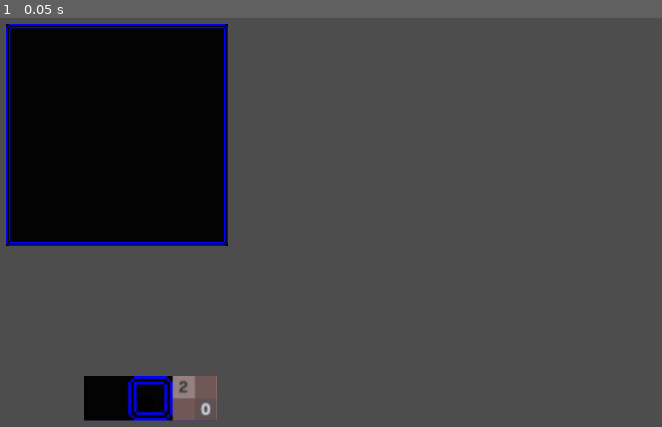
Above: before the commit, frame 1.
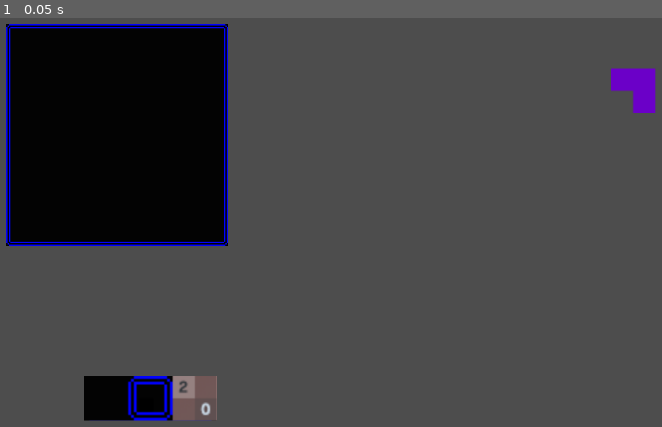
Above: after the commit, the same moment.

Repository: ScottGarryFoster/Game-PacmanInGodot
Game: Godot game, scene res://Scenes/LevelDesigner/LevelDesigner.tscn
Same seed, same stepped clock (60 frames per second), same inputs: the game is played once before the commit and once after it.
Inputs:
- Up to frame 1 (0.05 s): no input

The runs differ from the first frame. In frame 1, 0.6% of the frame differs, in the area x 92-100%, y 12-24%.

Commit message:
[#1] Added ability to set Texture on Tile

Diff:
--- a/Pacman/Scenes/LevelDesigner/DesignerTile/DesignerTile.gd
+++ b/Pacman/Scenes/LevelDesigner/DesignerTile/DesignerTile.gd
@@ -30,3 +30,18 @@
 	if event is InputEventMouseButton and event.button_index == MOUSE_BUTTON_LEFT and event.pressed:
 		TileSelected.emit(CurrentLocationInOuterWorld, ShaderOutputTile)
 	pass
+
+## Updates the texture on the tile.
+func SetTexture(newTexture: Texture2D, textureTiles: Vector2i = Vector2i(-1, -1)):
+	if newTexture == null:
+		push_error("Texture was null when setting within DesignerTile")
+		return
+
+	$TextureRect.texture = newTexture
+
+	if(textureTiles.x > 0):
+		$TextureRect.material.set_shader_parameter("tilesHorizontal", textureTiles.x)
+
+	if(textureTiles.y > 0):
+		$TextureRect.material.set_shader_parameter("tilesVertical", textureTiles.y)
+	pass
--- a/Pacman/Scenes/LevelDesigner/LevelDesigner.gd
+++ b/Pacman/Scenes/LevelDesigner/LevelDesigner.gd
@@ -4,8 +4,12 @@
 ## If set to -1, -1, then no tile has been selected yet.
 var SelectedTile : Vector2i
 
+var testTexture = preload("res://Media/Tilesets/DuelTilesetTemplate.png")
+
 # Called when the node enters the scene tree for the first time.
 func _ready() -> void:
+	$SelectedTile2.SetTexture(testTexture, Vector2i(4, 4))
+	$SelectedTile2.SetTile(Vector2i(2,2))
 
 	if $TileChooser.has_signal("SelectedNewTile"):
 			$TileChooser.connect("SelectedNewTile", Callable(self, "OnSelectedNewTile"))
--- a/Pacman/Scenes/LevelDesigner/LevelDesigner.tscn
+++ b/Pacman/Scenes/LevelDesigner/LevelDesigner.tscn
@@ -20,3 +20,7 @@
 ScaleForEachTile = Vector2(0.05, 0.05)
 PixelSizeForEachTile = Vector2(32, 32)
 GridSize = Vector2i(10, 10)
+
+[node name="SelectedTile2" parent="." instance=ExtResource("1_xgma8")]
+position = Vector2(904, 95.9999)
+scale = Vector2(0.5, 0.5)
Binary file added: Pacman/Media/Tilesets/DuelTilesetTemplate.png
Not shown, added: Pacman/Media/Tilesets/DuelTilesetTemplate.png.import
Not shown, added: Assets/DuelTilesetTemplate.png
Not shown, added: Assets/DuelTilesetTemplate.psd
